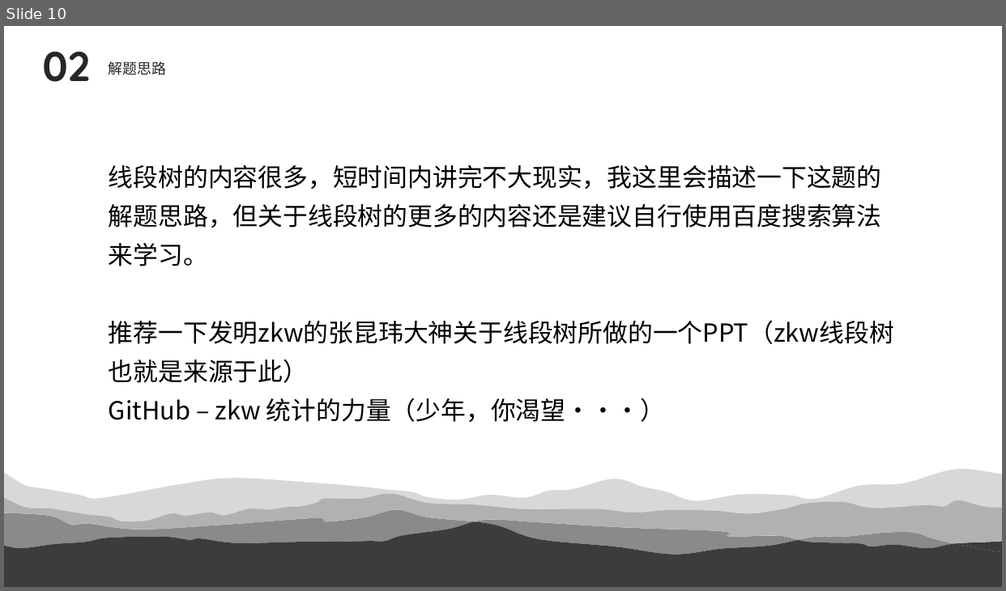
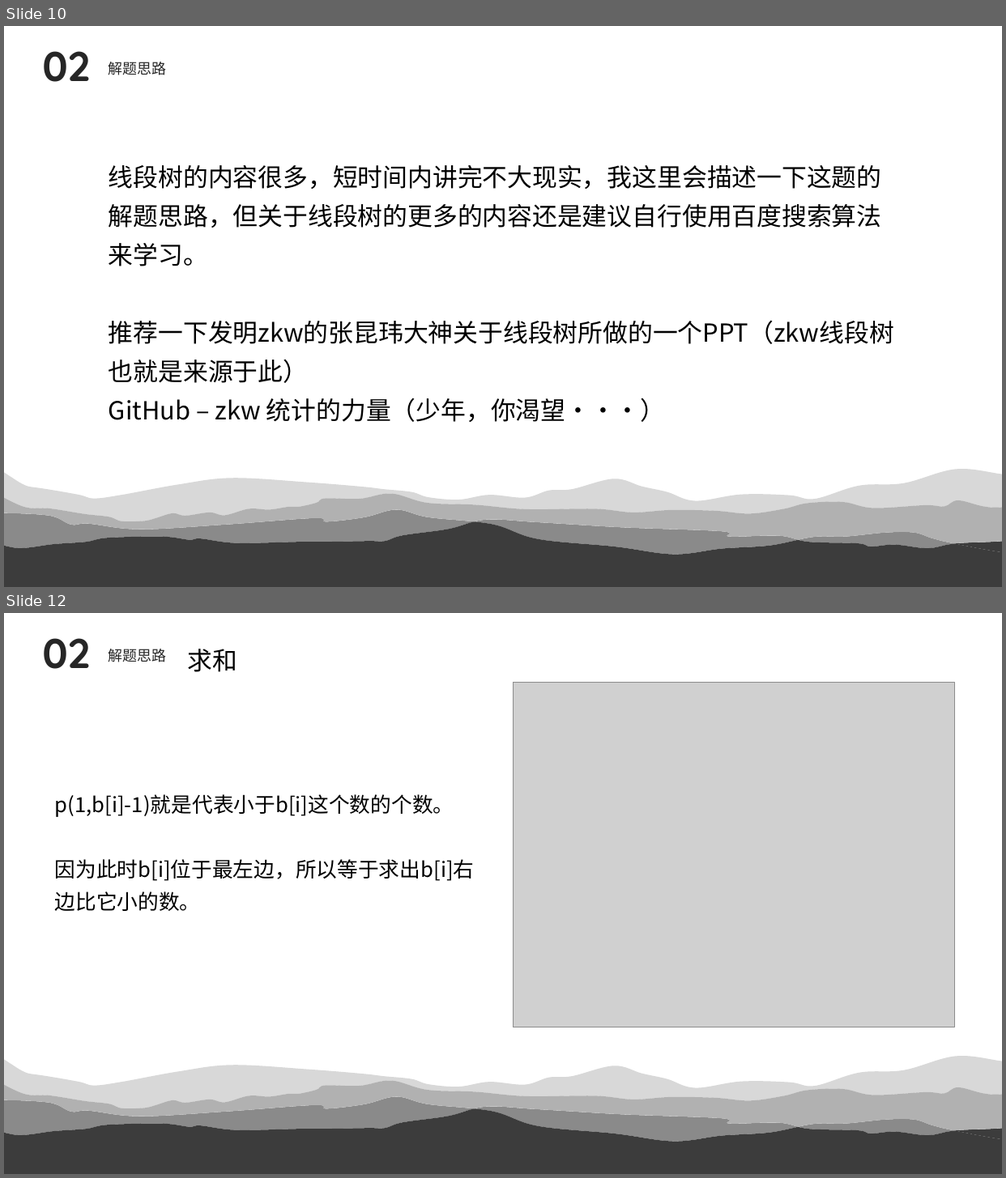
Before and after one commit to EventideX/Algorithm-and-Data-Structure, a slide deck: Assignment/5.2 bubble_sort/5.2 Bubble Sort 解题报告.ppt. Shown one above the other, each under a label of ours: slide 10 before the commit, slides 10 and 12 after it; the slides between them are not shown. The pictures are 1006x591 and 1006x1178 pixels, drawn with LibreOffice and Linux fonts; fonts in the diff are those of the drawing; grey boxes stand for pictures. Boxes give left, top, right and bottom in pixels: in the first picture for what was removed or moved away, otherwise in the second. Text is boxed around its words. In the diff, an @@ line names an element or a change of style, - is before the commit and + after.

```diff
--- a/Assignment/5.2 bubble_sort/5.2 Bubble Sort 解题报告.ppt
+++ b/Assignment/5.2 bubble_sort/5.2 Bubble Sort 解题报告.ppt
@@ slide 12 added at box(4, 613, 1002, 1174), background #FFFFFF; not listed: 7 template elements that a slide beside it also shows @@
@@ text added at box(42, 638, 90, 669), 40 pt, text #262626, bold @@
+02
@@ text added at box(108, 649, 167, 662), 14 pt, text #262626 @@
+解题思路
@@ text added at box(188, 649, 238, 672), 24 pt, text #000000 @@
+求和
@@ picture added at box(513, 683, 954, 1028) @@
@@ text added at box(55, 794, 475, 911), 20 pt, text #000000 @@
+p(1,b[i]-1)就是代表小于b[i]这个数的个数。
+因为此时b[i]位于最左边，所以等于求出b[i]右边比它小的数。
```
Also in this commit, not shown: 3 other slides added, 2 other files.
